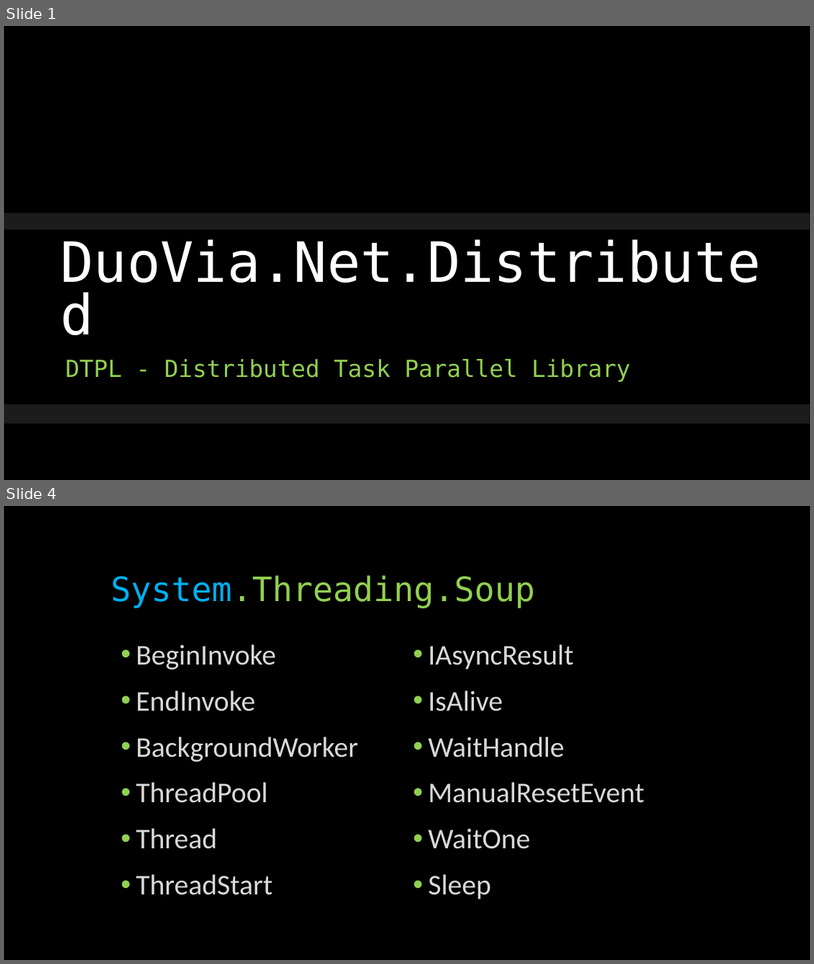
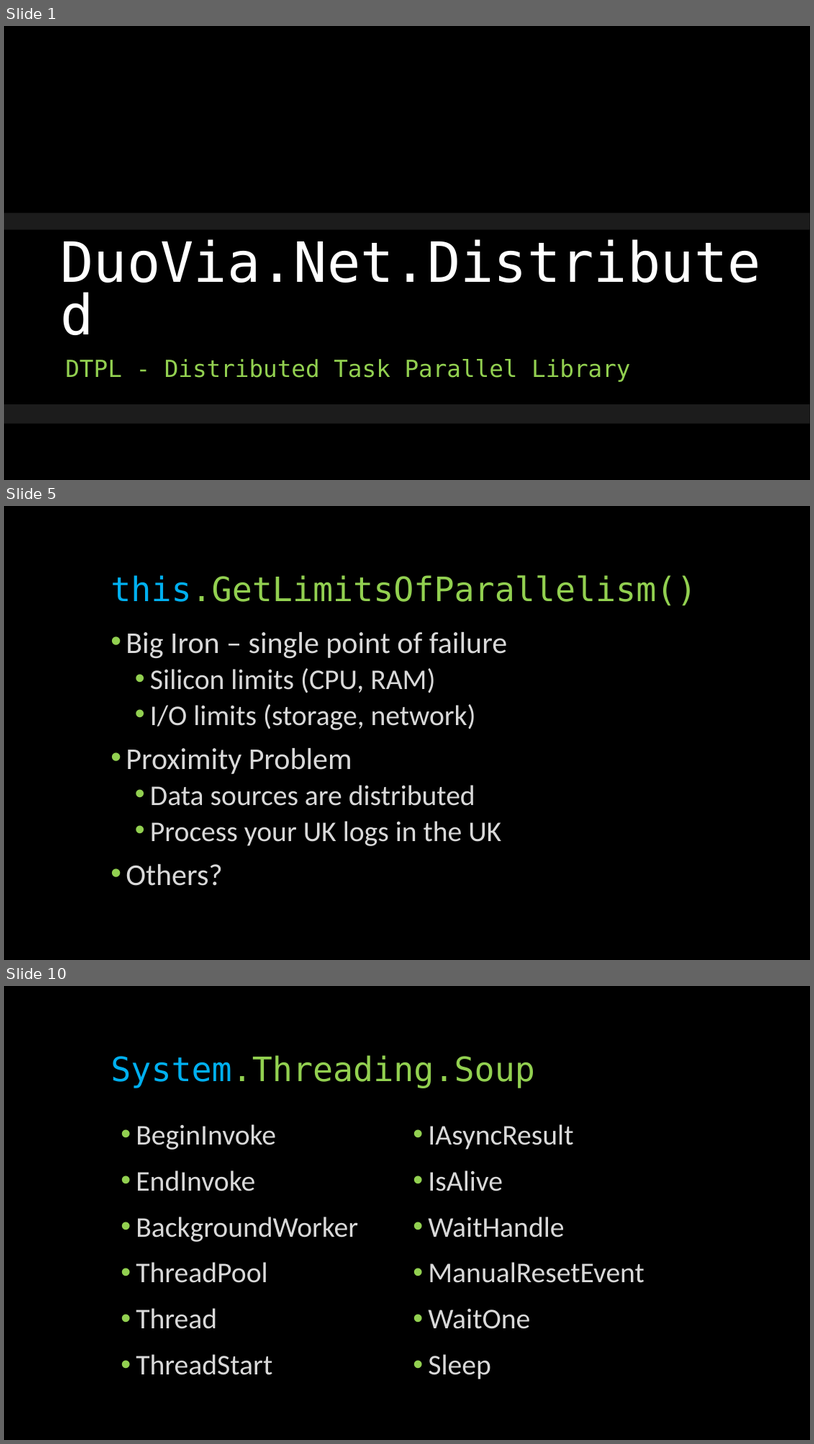
Before and after one commit to glennneiger/duovia-distributed, a slide deck: docs/distributed_demo.pptx. Shown one above the other, each under a label of ours: slides 1 and 4 before the commit, slides 1, 5 and 10 after it; the slides between them are not shown. The pictures are 814x964 and 814x1444 pixels, drawn with LibreOffice and Linux fonts; fonts in the diff are those of the drawing; background and template pictures are left out. Boxes give left, top, right and bottom in pixels: in the first picture for what was removed or moved away, otherwise in the second. Text is boxed around its words. In the diff, an @@ line names an element or a change of style, - is before the commit and + after.

```diff
--- a/docs/distributed_demo.pptx
+++ b/docs/distributed_demo.pptx
@@ slide 5 added at [4,506,810,960], background #000000 @@
@@ title added at [111,575,697,605], 40 pt, text #92D050 @@
+this.GetLimitsOfParallelism()
@@ text added at [126,632,507,885], 34 pt, text #D9D9D9 @@
+• Big Iron – single point of failure
+  • Silicon limits (CPU, RAM)
+  • I/O limits (storage, network)
+• Proximity Problem
+  • Data sources are distributed
+  • Process your UK logs in the UK
+• Others?
@@ what was slide 4 is now slide 10 @@
```
Also in this commit, not shown: 2 slides changed, 5 other slides added.
